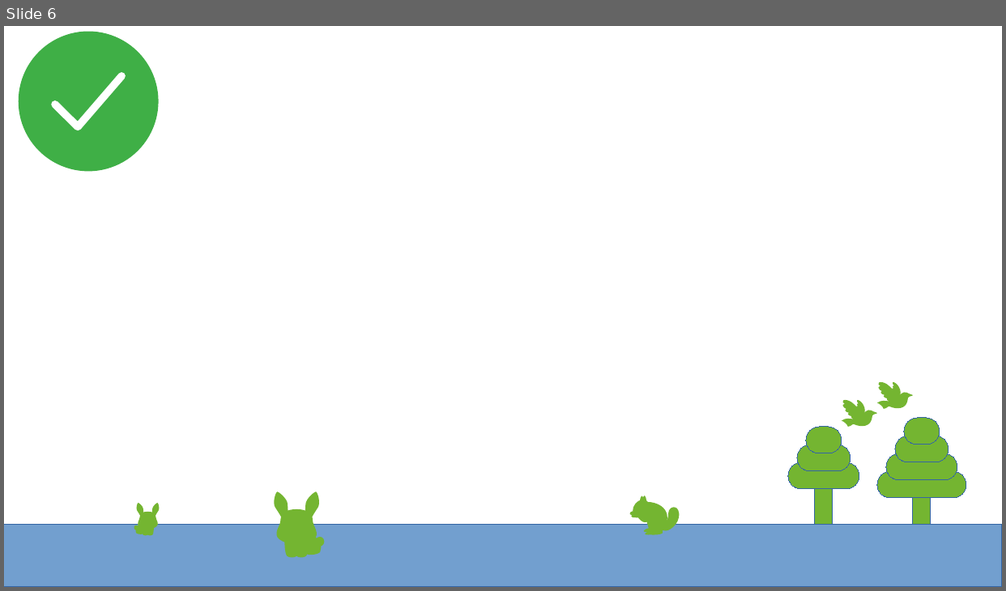
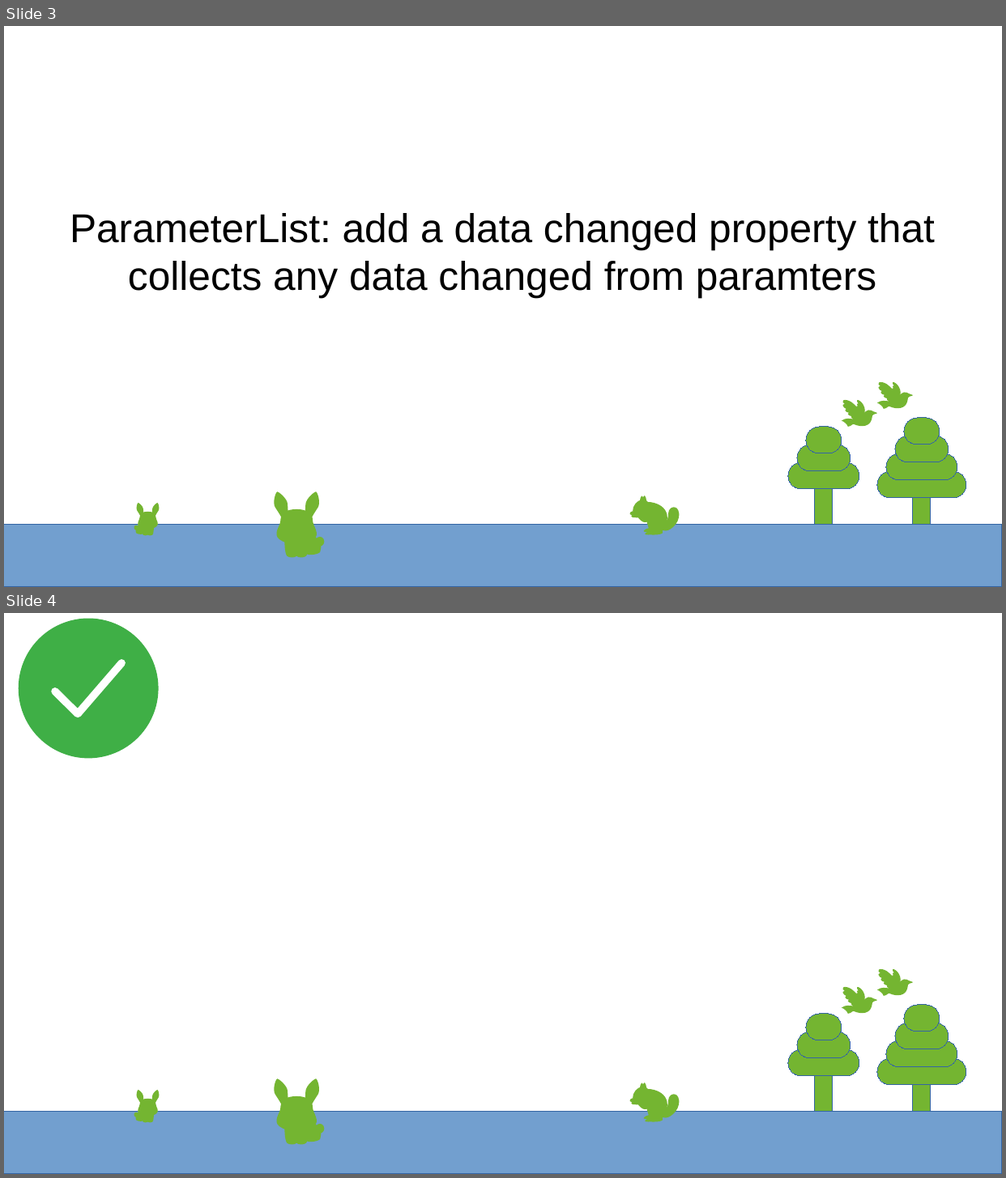
Before and after one commit to g-gualeni/QtNoid2, a slide deck: UserStories/QtNoidApp_UserStories.odp. Shown one above the other, each under a label of ours: slide 6 before the commit, slides 3 and 4 after it. The pictures are 1006x591 and 1006x1178 pixels, drawn with LibreOffice and Linux fonts; fonts in the diff are those of the drawing. Boxes give left, top, right and bottom in pixels: in the first picture for what was removed or moved away, otherwise in the second. Text is boxed around its words. In the diff, an @@ line names an element or a change of style, - is before the commit and + after.

```diff
--- a/UserStories/QtNoidApp_UserStories.odp
+++ b/UserStories/QtNoidApp_UserStories.odp
@@ slide 3 added at (4, 26, 1002, 587), background #FFFFFF; not listed: 87 template elements that a slide beside it also shows @@
@@ subtitle added at (70, 213, 935, 298), 32 pt, text #000000 @@
+ParameterList: add a data changed property that collects any data changed from paramters
@@ what was slide 6 is now slide 4 @@
```
Also in this commit, not shown: 1 slide changed, 1 other slide added, 4 slides removed, 14 other files.
